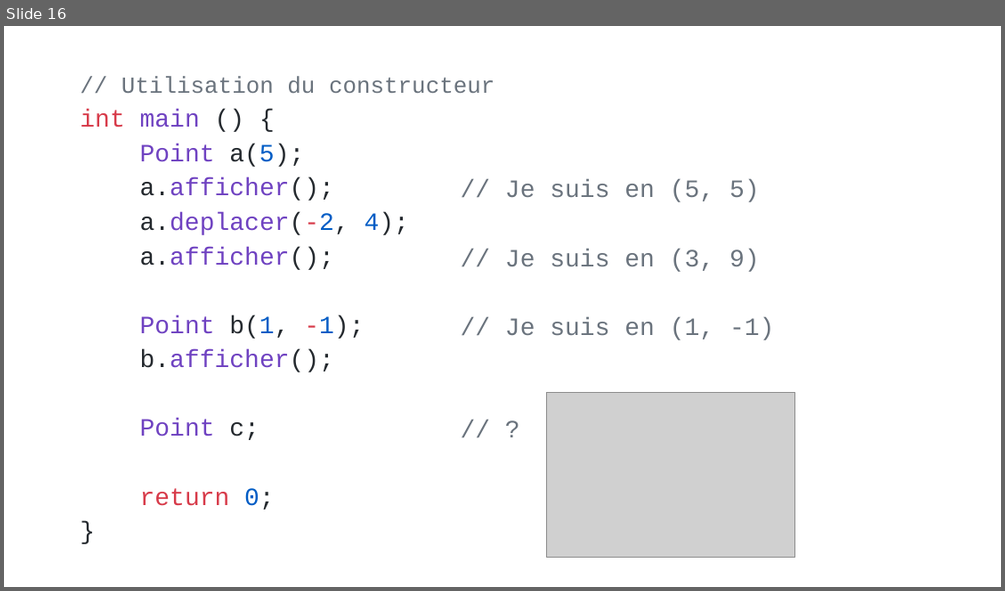
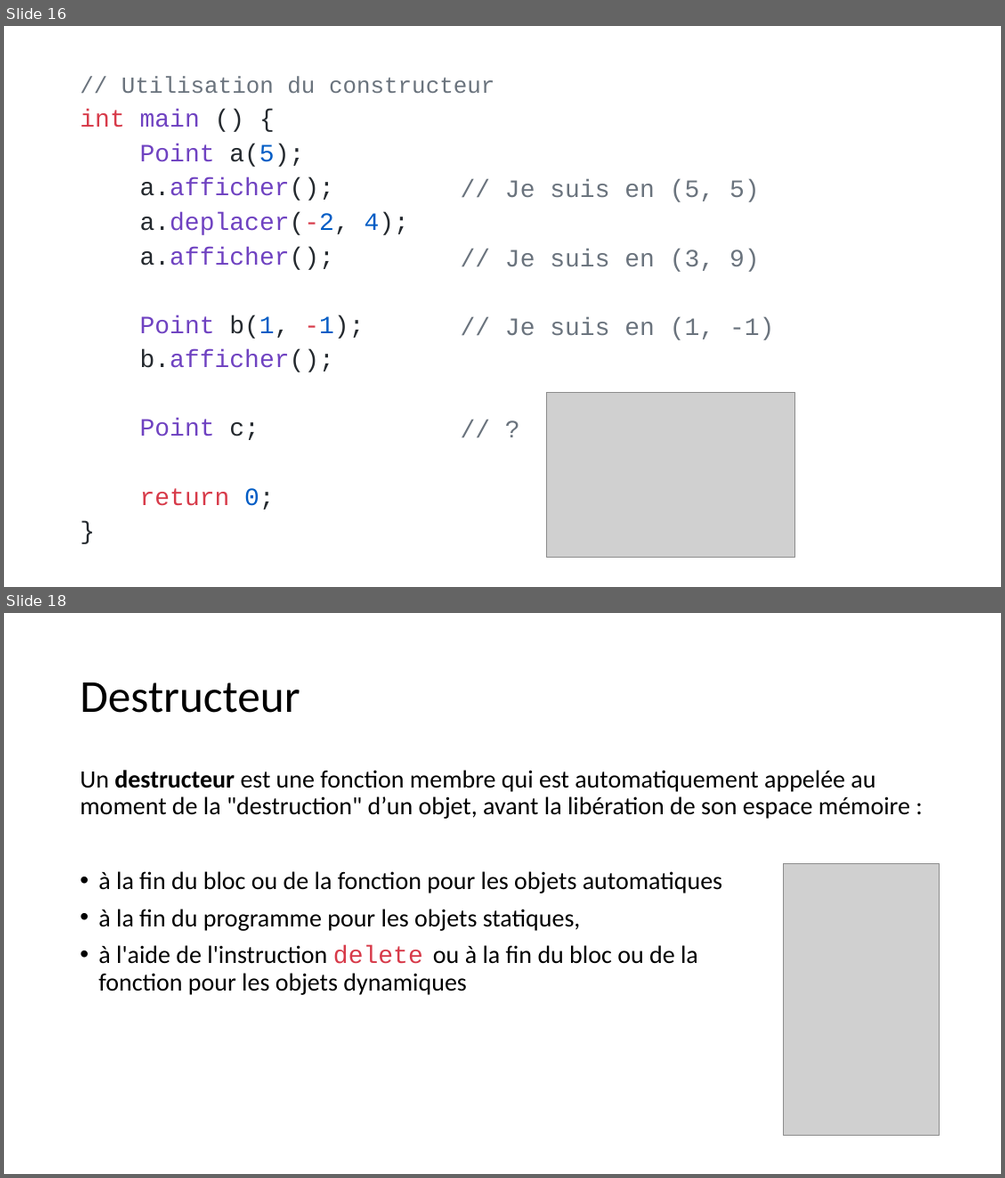
Before and after one commit to beerserker/BTS2, a slide deck: 02_CPP/01_POO/bts2_introduction-a-la-poo.pptx. Shown one above the other, each under a label of ours: slide 16 before the commit, slides 16 and 18 after it; the slides between them are not shown. The pictures are 1005x591 and 1005x1178 pixels, drawn with LibreOffice and Linux fonts; fonts in the diff are those of the drawing; grey boxes stand for pictures. Boxes give left, top, right and bottom in pixels: in the first picture for what was removed or moved away, otherwise in the second. Text is boxed around its words. In the diff, an @@ line names an element or a change of style, - is before the commit and + after.

```diff
--- a/02_CPP/01_POO/bts2_introduction-a-la-poo.pptx
+++ b/02_CPP/01_POO/bts2_introduction-a-la-poo.pptx
@@ slide 18 added at <box>4,613,1001,1174</box>, background #FFFFFF @@
@@ title added at <box>80,682,299,713</box>, 44 pt, text #000000 @@
+Destructeur
@@ text added at <box>80,770,910,995</box>, 24 pt, text #000000 @@
+Un destructeur est une fonction membre qui est automatiquement appelée au moment de la "destruction" d’un objet, avant la libération de son espace mémoire :
+• à la fin du bloc ou de la fonction pour les objets automatiques
+• à la fin du programme pour les objets statiques,
+• à l'aide de l'instruction delete ou à la fin du bloc ou de la fonction pour les objets dynamiques
@@ picture added at <box>783,863,938,1135</box> @@
```
Also in this commit, not shown: 5 other slides added.
